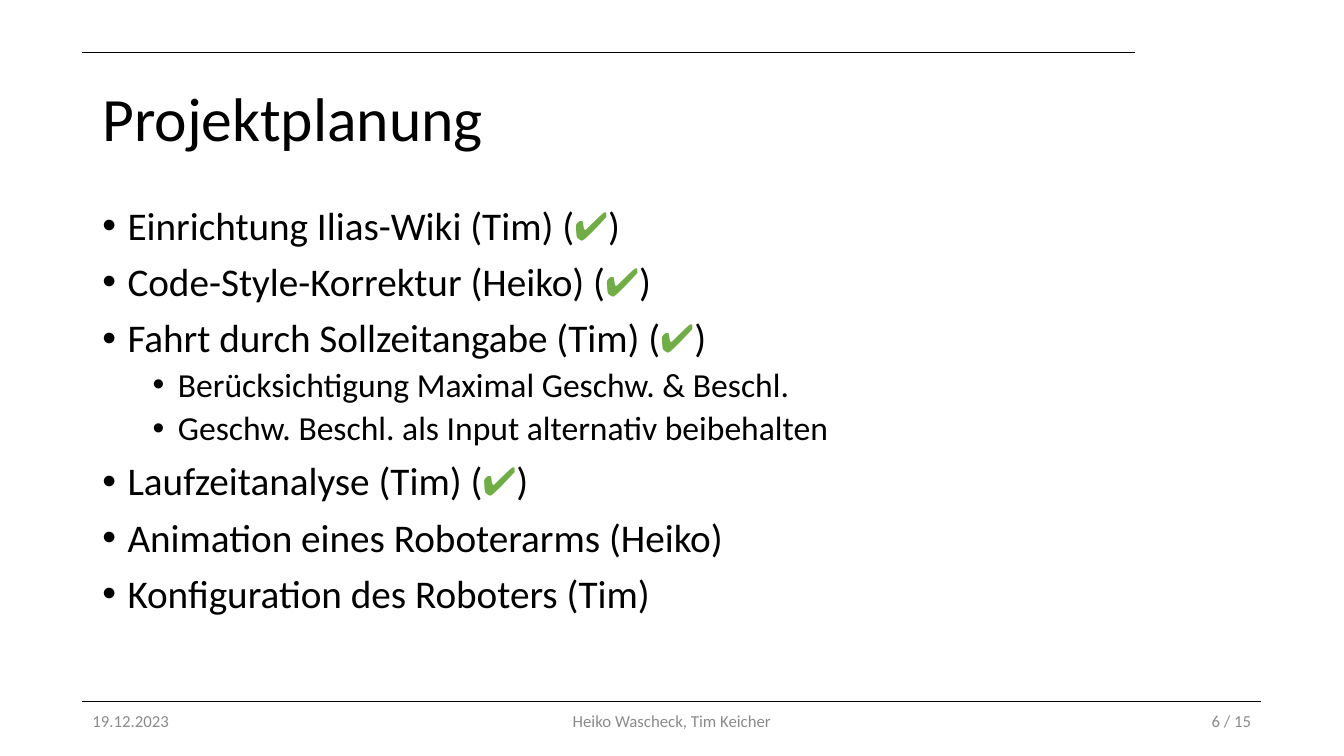
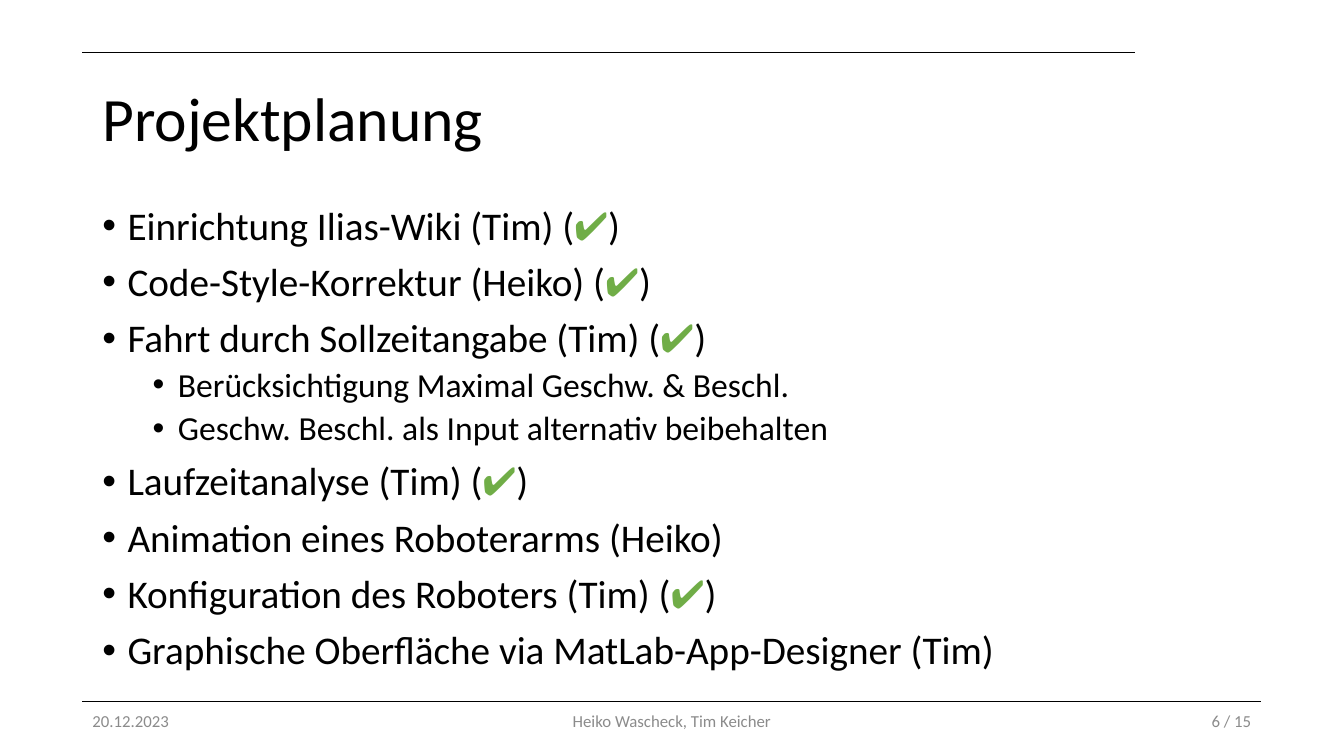
Before and after one commit to Tim-Keicher/AKR-Interpolation, a slide deck: slide 6 of Projektverlauf.pptx. Drawn at 1344x756 pixels with LibreOffice and Linux fonts; fonts in the diff are those of the drawing; background and template pictures are left out. Boxes give left, top, right and bottom in pixels: in the first picture for what was removed or moved away, otherwise in the second. Text is boxed around its words. In the diff, an @@ line names an element or a change of style, - is before the commit and + after.

```diff
--- a/Projektverlauf.pptx
+++ b/Projektverlauf.pptx
@@ text at [128,579,994,671]: text changed @@
-• Konfiguration des Roboters (Tim)
+• Konfiguration des Roboters (Tim) (✔)
+• Graphische Oberfläche via MatLab-App-Designer (Tim)
@@ text at [92,716,168,727]: text changed @@
-19.12.2023
+20.12.2023
```
Also in this commit, not shown: 8 other slides changed, 1 other file.
